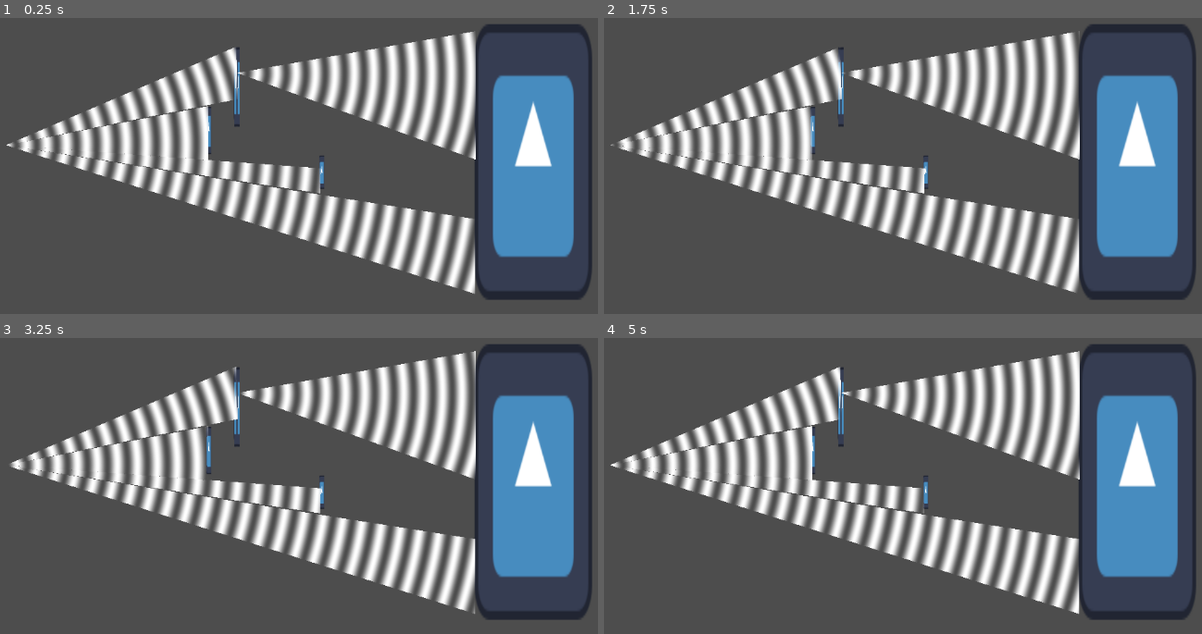
Above: before the commit, frames 1-4 (two rows, left to right).
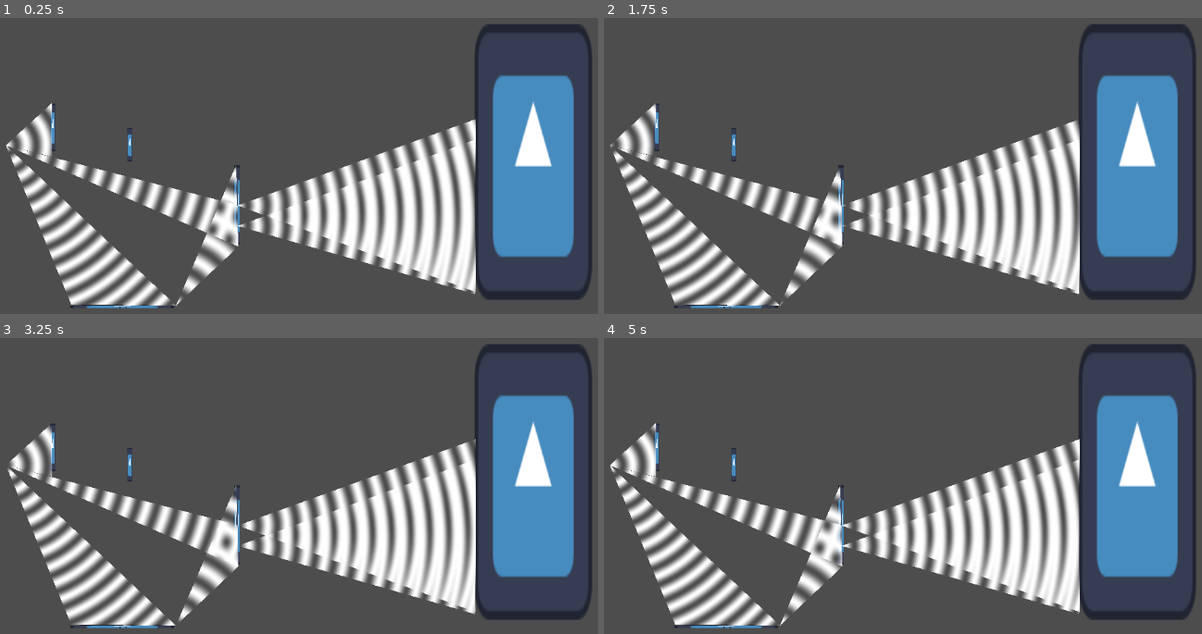
Above: after the commit, the same moments.

Repository: pancholope321/Wave-Mage
Game: Godot game, scene res://Scenes/fightScene.tscn
The game is run twice, just before and just after one commit, with the same random seed, the same clock (stepped at 60 frames per second) and the same inputs. The project has no main scene, so this scene is started directly. The engine's default icon, where the game draws it, is replaced by a stand-in: a white triangle on a blue panel in a dark square.
Inputs:
- Up to frame 1 (0.25 s): no input
- Up to frame 2 (1.75 s): no input
- Up to frame 3 (3.25 s): no input
- Up to frame 4 (5 s): no input

The runs differ from the first frame. In frame 1, 31% of the frame differs, in the area x 0-80%, y 4-99%; in frame 2, 30%; in frame 3, 30%; in frame 4, 31%.

Commit message:
mirror working

Diff:
--- a/ConfigFiles/power_file_relation.json
+++ b/ConfigFiles/power_file_relation.json
@@ -1,5 +1,6 @@
 {
 	"enemy":"res://Scripts/Powers/enemy.gd",
 	"wall":"res://Scripts/Powers/wall.gd",
-	"duplicatePower":"res://Scripts/Powers/duplicatePower.gd"
+	"duplicatePower":"res://Scripts/Powers/duplicatePower.gd",
+	"mirror":"res://Scripts/Powers/mirror.gd"
 }
--- a/Scenes/fightScene.tscn
+++ b/Scenes/fightScene.tscn
@@ -20,7 +20,7 @@
 position = Vector2(929, 559)
 
 [node name="duplicatePoint1" type="Node2D" parent="."]
-position = Vector2(557, 173)
+position = Vector2(557, 357)
 
 [node name="Sprite2D" type="Sprite2D" parent="duplicatePoint1"]
 position = Vector2(-1.25, 63)
@@ -32,41 +32,64 @@
 scale = Vector2(0.0351563, 0.96875)
 texture = ExtResource("1_d1vt0")
 
-[node name="duplicatePoint2" type="Node2D" parent="."]
-position = Vector2(560, 301)
+[node name="duplicatePoint2" type="Node2D" parent="duplicatePoint1"]
+position = Vector2(3, 128)
 
 [node name="wallPoint3" type="Node2D" parent="."]
-position = Vector2(689, 342)
+position = Vector2(390, 299)
 
 [node name="Sprite2D" type="Sprite2D" parent="wallPoint3"]
 position = Vector2(1.25001, 27)
 scale = Vector2(0.0664061, 0.40625)
 texture = ExtResource("1_d1vt0")
 
-[node name="wallPoint4" type="Node2D" parent="."]
-position = Vector2(688, 402)
+[node name="wallPoint4" type="Node2D" parent="wallPoint3"]
+position = Vector2(-1, 60)
 
 [node name="wallPoint5" type="Node2D" parent="."]
-position = Vector2(513, 266)
+position = Vector2(270, 261)
 
 [node name="Sprite2D" type="Sprite2D" parent="wallPoint5"]
 position = Vector2(1.25001, 38)
 scale = Vector2(0.0664061, 0.578125)
 texture = ExtResource("1_d1vt0")
 
-[node name="wallPoint6" type="Node2D" parent="."]
-position = Vector2(513, 350)
+[node name="wallPoint6" type="Node2D" parent="wallPoint5"]
+position = Vector2(0, 84)
 
-[node name="waveController" type="Node2D" parent="." node_paths=PackedStringArray("wave_start", "wave_end1", "wave_end2", "wall_point_1", "wall_point_2", "wall_point_3", "wall_point_4", "wall_point_5", "wall_point_6")]
+[node name="mirrorPoint1" type="Node2D" parent="."]
+position = Vector2(300, 576)
+
+[node name="Sprite2D" type="Sprite2D" parent="mirrorPoint1"]
+position = Vector2(79.25, 3.00001)
+scale = Vector2(1.26172, 0.0390626)
+texture = ExtResource("1_d1vt0")
+
+[node name="Sprite2D" type="Sprite2D" parent="mirrorPoint1/Sprite2D"]
+position = Vector2(1.25001, 27)
+scale = Vector2(0.0664061, 0.40625)
+texture = ExtResource("1_d1vt0")
+
+[node name="Sprite2D" type="Sprite2D" parent="mirrorPoint1/Sprite2D/Sprite2D"]
+position = Vector2(1.25001, 27)
+scale = Vector2(0.0664061, 0.40625)
+texture = ExtResource("1_d1vt0")
+
+[node name="mirrorPoint2" type="Node2D" parent="mirrorPoint1"]
+position = Vector2(163, 1)
+
+[node name="waveController" type="Node2D" parent="." node_paths=PackedStringArray("wave_start", "wave_end1", "wave_end2", "wall_point_1", "wall_point_2", "wall_point_3", "wall_point_4", "wall_point_5", "wall_point_6", "mirror_point_1", "mirror_point_2")]
 script = ExtResource("1_viax6")
 wave_start = NodePath("../waveStart")
 wave_end1 = NodePath("../waveEnd1")
 wave_end2 = NodePath("../waveEnd2")
 wall_point_1 = NodePath("../duplicatePoint1")
-wall_point_2 = NodePath("../duplicatePoint2")
+wall_point_2 = NodePath("../duplicatePoint1/duplicatePoint2")
 wall_point_3 = NodePath("../wallPoint3")
-wall_point_4 = NodePath("../wallPoint4")
+wall_point_4 = NodePath("../wallPoint3/wallPoint4")
 wall_point_5 = NodePath("../wallPoint5")
-wall_point_6 = NodePath("../wallPoint6")
+wall_point_6 = NodePath("../wallPoint5/wallPoint6")
+mirror_point_1 = NodePath("../mirrorPoint1")
+mirror_point_2 = NodePath("../mirrorPoint1/mirrorPoint2")
 
 [node name="fightController" type="Node" parent="."]
--- a/Scripts/Game/wave_controller.gd
+++ b/Scripts/Game/wave_controller.gd
@@ -9,6 +9,9 @@
 @export var wall_point_4:Node2D
 @export var wall_point_5:Node2D
 @export var wall_point_6:Node2D
+
+@export var mirror_point_1:Node2D
+@export var mirror_point_2:Node2D
 var script_instances = {}
 
 var Structures = []
@@ -29,7 +32,10 @@
 		"endPos": wall_point_4.global_position},
 		{"id":3,"powerName": "wall",
 		"startPos": wall_point_5.global_position,
-		"endPos": wall_point_6.global_position}]
+		"endPos": wall_point_6.global_position},
+		{"id":4,"powerName":"mirror",
+		"startPos": mirror_point_2.global_position,
+		"endPos": mirror_point_1.global_position}]
 	var dict = {"id":0,
 		"powerName": "enemy",
 		"startPos": wave_end1.global_position,
@@ -63,6 +69,7 @@
 			order.append(dictOrder)
 
 	order.sort_custom(sort_by_angle_then_distance)
+	print("order: ",order)
 	var firstBeam=paint_ordered_walls(order)
 	var totalDamage=processDamage(firstBeam)
 
@@ -117,6 +124,56 @@
 	setupWaves(currentLines)
 	return currentLines
 
+
+func paint_ordered_walls_square(order):
+	var currentStructures=[]
+	var activePower={"distance"=99999999}
+	var currentLines=[]
+	for element in order:
+		if element["currentPos"]=="startPos":
+			currentStructures.append(element)
+			if element.distance<activePower.distance:
+				if activePower.has("position"):
+					var newElements=order.filter(func(x): return x.id == activePower.id)
+					var nepos1=newElements[0].position
+					var nepos2=newElements[1].position
+					var neposang1=newElements[0].angle
+					var neposang2=newElements[1].angle
+					var newElementPosition=nepos2+(nepos1-nepos2)*(neposang2-element["angle"])/(neposang2-neposang1)
+					var newdict=activePower.duplicate()
+					newdict.position=newElementPosition
+					newdict.currentPos="endPos"
+					linesDrawn.append(newdict)
+					currentLines.append(newdict)
+				activePower=element
+				linesDrawn.append(element)
+				currentLines.append(element)
+			else:
+				continue
+		elif element["currentPos"]=="endPos":
+			currentStructures = currentStructures.filter(func(x): return x.id != element.id)
+			if activePower.id==element.id:
+				linesDrawn.append(element)
+				currentLines.append(element)
+				if currentStructures.size()>0:
+					currentStructures.sort_custom(sort_by_distance)
+					activePower=currentStructures[0]
+					var newElements=order.filter(func(x): return x.id == activePower.id)
+					var nepos1=newElements[0].position
+					var nepos2=newElements[1].position
+					var neposang1=newElements[0].angle
+					var neposang2=newElements[1].angle
+					var newElementPosition=nepos2+(nepos1-nepos2)*(neposang2-element["angle"])/(neposang2-neposang1)
+					var newdict=activePower.duplicate()
+					newdict.position=newElementPosition
+					linesDrawn.append(newdict)
+					currentLines.append(newdict)
+				else:
+					activePower={"distance"=99999999}
+	print("currentLines: ",currentLines)
+	setupWavesSquare(currentLines)
+	return currentLines
+
 var linesDrawn=[]
 func _draw():
 	return
@@ -173,6 +230,73 @@
 
 		color_rect.material = shader_material
 
+func setupWavesSquare(lines):
+	for i in range(lines.size() / 2):
+		var line1 = lines[i * 2]
+		var line2 = lines[i * 2 + 1]
+
+		# Calculate the four vertices of the square/quadrilateral
+		var vertix1 = line1.start_position  # First ray origin
+		var vertix2 = line1.position        # First ray intersection
+		var vertix3 = line2.position        # Second ray intersection
+		var vertix4 = line2.start_position  # Second ray origin
+
+		# Use all four vertices for bounds calculation
+		var bounds = get_square_bounds([vertix1, vertix2, vertix3, vertix4])
+
+		# Make the ColorRect square to prevent stretching
+		var max_size = max(bounds.size.x, bounds.size.y)
+		var square_bounds = Rect2(
+			bounds.position,
+			Vector2(max_size, max_size)
+		)
+
+		var color_rect = ColorRect.new()
+		add_child(color_rect)
+		color_rect.position = square_bounds.position
+		color_rect.size = square_bounds.size
+		color_rect.color = Color(1.0, 1.0, 1.0, 1.0)
+
+		var shader_material = ShaderMaterial.new()
+		shader_material.shader = preload("res://Shaders/wave_shader_square.gdshader")
+
+		# Convert ALL FOUR points to the square coordinate system
+		var points_array = [vertix1, vertix2, vertix3, vertix4]
+		var points_relative = []
+		for point in points_array:
+			points_relative.append((point - square_bounds.position) / square_bounds.size)
+
+		# Calculate average distance
+		var avg_distance = (line1.distance + line2.distance) / 2.0
+
+		# ORIGIN: Point between both start positions (ray origins)
+		var origin_between_starts = (line1.start_position + line2.start_position) / 2.0
+
+		shader_material.set_shader_parameter("square_points", points_relative)
+		shader_material.set_shader_parameter("origin", (origin_between_starts - square_bounds.position) / square_bounds.size)
+		shader_material.set_shader_parameter("wave_speed", 20.0)
+		shader_material.set_shader_parameter("wave_frequency", avg_distance / 5.0)
+		shader_material.set_shader_parameter("min_alpha", 0.0)
+		shader_material.set_shader_parameter("max_alpha", 1.0)
+
+		color_rect.material = shader_material
+
+	pass
+
+# Helper function to calculate bounds for four points
+func get_square_bounds(vertices):
+	var min_x = vertices[0].x
+	var max_x = vertices[0].x
+	var min_y = vertices[0].y
+	var max_y = vertices[0].y
+
+	for vertex in vertices:
+		min_x = min(min_x, vertex.x)
+		max_x = max(max_x, vertex.x)
+		min_y = min(min_y, vertex.y)
+		max_y = max(max_y, vertex.y)
+
+	return Rect2(Vector2(min_x, min_y), Vector2(max_x - min_x, max_y - min_y))
 
 
 func get_triangle_bounds(points: Array) -> Rect2:
@@ -428,6 +552,244 @@
 		return null
 	return json.data
 
+func get_structures_between_directions(start, angle_ray_1, end, angle_ray_2, damage):
+	var start_wave_position = start["position"]
+	var end_wave_position = end["position"]
+	var angle1 = angle_ray_1
+	var angle2 = angle_ray_2
+
+	var order = []
+
+	# Calculate ray directions
+	var ray1_dir = Vector2(cos(angle1), sin(angle1))
+	var ray2_dir = Vector2(cos(angle2), sin(angle2))
+
+	print("structures: ", Structures)
+
+	for structure in Structures:
+		if structure.id == start.id:
+			continue
+
+		var point1 = structure.startPos
+		var point2 = structure.endPos
+		var valid_points = []
+
+		# Calculate the actual y-value of each ray at the structure's x-coordinate
+		var ray1_slope = ray1_dir.y / ray1_dir.x if abs(ray1_dir.x) > 0.0001 else 999999.0
+		var ray2_slope = ray2_dir.y / ray2_dir.x if abs(ray2_dir.x) > 0.0001 else 999999.0
+
+		var ray1_y_at_point1_x = start_wave_position.y + ray1_slope * (point1.x - start_wave_position.x)
+		var ray1_y_at_point2_x = start_wave_position.y + ray1_slope * (point2.x - start_wave_position.x)
+		var ray2_y_at_point1_x = end_wave_position.y + ray2_slope * (point1.x - end_wave_position.x)
+		var ray2_y_at_point2_x = end_wave_position.y + ray2_slope * (point2.x - end_wave_position.x)
+
+		# Check if points are above/below each ray
+		var check1_ray1 = point1.y > ray1_y_at_point1_x
+		var check1_ray2 = point1.y > ray2_y_at_point1_x
+		var check2_ray1 = point2.y > ray1_y_at_point2_x
+		var check2_ray2 = point2.y > ray2_y_at_point2_x
+
+		print("Structure ", structure.id, ":")
+		print("  Point1: ", point1, " Point2: ", point2)
+		print("  Point1 - above ray1: ", check1_ray1, " above ray2: ", check1_ray2)
+		print("  Point2 - above ray1: ", check2_ray1, " above ray2: ", check2_ray2)
+
+		# Check for intersections with rays
+		var ray1_intersect = line_intersection(start_wave_position, start_wave_position + ray1_dir * 10000, point1, point2)
+		var ray2_intersect = line_intersection(end_wave_position, end_wave_position + ray2_dir * 10000, point1, point2)
+
+		var has_ray1_intersect = ray1_intersect and point_on_line_segment(ray1_intersect, point1, point2)
+		var has_ray2_intersect = ray2_intersect and point_on_line_segment(ray2_intersect, point1, point2)
+
+		print("  Intersects with ray1: ", has_ray1_intersect, " ray2: ", has_ray2_intersect)
+		if has_ray1_intersect:
+			print("  Ray1 intersection: ", ray1_intersect)
+		if has_ray2_intersect:
+			print("  Ray2 intersection: ", ray2_intersect)
+
+		# Check if structure should be included
+		var skip_structure = true
+
+		# Check if at least one point is between the rays
+		if (check1_ray1 != check1_ray2) or (check2_ray1 != check2_ray2):
+			skip_structure = false
+			print("  Keeping - point between rays")
+
+		# Check if line crosses between the rays
+		if (check1_ray1 != check2_ray1) and (check1_ray2 != check2_ray2):
+			skip_structure = false
+			print("  Keeping - line crosses between rays")
+
+		# Check for intersections
+		if has_ray1_intersect or has_ray2_intersect:
+			skip_structure = false
+			print("  Keeping - intersects with ray")
+
+		if skip_structure:
+			print("  Skipping structure ", structure.id)
+			continue
+
+		# Add points that are between the rays
+		if check1_ray1 != check1_ray2:
+			valid_points.append({
+				"position": point1,
+				"currentPos": "startPos",
+				"is_original": true,
+				"source_position": start_wave_position,
+				"ray_source": "both"
+			})
+
+		if check2_ray1 != check2_ray2:
+			valid_points.append({
+				"position": point2,
+				"currentPos": "endPos",
+				"is_original": true,
+				"source_position": start_wave_position,
+				"ray_source": "both"
+			})
+
+		# Add intersection points
+		var intersections = []
+		if has_ray1_intersect:
+			intersections.append({
+				"point": ray1_intersect,
+				"ray_source": "ray1",
+				"source_position": start_wave_position
+			})
+
+		if has_ray2_intersect:
+			intersections.append({
+				"point": ray2_intersect,
+				"ray_source": "ray2",
+				"source_position": end_wave_position
+			})
+
+		for intersection in intersections:
+			var intersect_point = intersection["point"]
+			var dist_from_point1 = point1.distance_to(intersect_point)
+			var dist_from_point2 = point2.distance_to(intersect_point)
+
+			var current_pos = "startPos" if dist_from_point1 < dist_from_point2 else "endPos"
+
+			valid_points.append({
+				"position": intersect_point,
+				"currentPos": current_pos,
+				"is_original": false,
+				"is_clipped": true,
+				"ray_source": intersection["ray_source"],
+				"source_position": intersection["source_position"]
+			})
+
+		# DEBUG: If we detected crossing but no intersections, manually calculate them
+		if valid_points.size() == 0 and (check1_ray1 != check2_ray1) and (check1_ray2 != check2_ray2):
+			print("  WARNING: Crossing detected but no intersections found!")
+			print("  Manually calculating intersection points...")
+
+			# Since the line crosses between rays, we should intersect with both rays
+			# Let's try a more robust intersection calculation
+			var robust_ray1_intersect = robust_line_intersection(start_wave_position, ray1_dir, point1, point2)
+			var robust_ray2_intersect = robust_line_intersection(end_wave_position, ray2_dir, point1, point2)
+
+			if robust_ray1_intersect:
+				intersections.append({
+					"point": robust_ray1_intersect,
+					"ray_source": "ray1",
+					"source_position": start_wave_position
+				})
+				print("  Robust ray1 intersection: ", robust_ray1_intersect)
+
+			if robust_ray2_intersect:
+				intersections.append({
+					"point": robust_ray2_intersect,
+					"ray_source": "ray2",
+					"source_position": end_wave_position
+				})
+				print("  Robust ray2 intersection: ", robust_ray2_intersect)
+
+			# Add the robust intersections
+			for intersection in intersections:
+				var intersect_point = intersection["point"]
+				var dist_from_point1 = point1.distance_to(intersect_point)
+				var dist_from_point2 = point2.distance_to(intersect_point)
+
+				var current_pos = "startPos" if dist_from_point1 < dist_from_point2 else "endPos"
+
+				valid_points.append({
+					"position": intersect_point,
+					"currentPos": current_pos,
+					"is_original": false,
+					"is_clipped": true,
+					"ray_source": intersection["ray_source"],
+					"source_position": intersection["source_position"]
+				})
+
+		print("  Valid points found: ", valid_points.size())
+
+		if valid_points.size() >= 2:
+			valid_points.sort_custom(func(a, b):
+				return point1.distance_to(a["position"]) < point1.distance_to(b["position"])
+			)
+
+			var clipped_segment = [valid_points[0], valid_points[valid_points.size() - 1]]
+
+			if clipped_segment.size() == 2:
+				var dist1 = point1.distance_to(clipped_segment[0]["position"])
+				var dist2 = point1.distance_to(clipped_segment[1]["position"])
+
+				if dist1 <= dist2:
+					clipped_segment[0]["currentPos"] = "startPos"
+					clipped_segment[1]["currentPos"] = "endPos"
+				else:
+					clipped_segment[0]["currentPos"] = "endPos"
+					clipped_segment[1]["currentPos"] = "startPos"
+
+			for point_data in clipped_segment:
+				var source_pos = point_data.get("source_position", start_wave_position)
+				var vector_to_point = point_data["position"] - source_pos
+				var angle = normalize_angle(vector_to_point.angle())
+				var angle_degrees = rad_to_deg(angle)
+				var distance = source_pos.distance_to(point_data["position"])
+
+				var dictOrder = {
+					"start_position": source_pos,
+					"position": point_data["position"],
+					"angle": angle,
+					"angle_degrees": angle_degrees,
+					"distance": distance,
+					"powerName": structure.get("powerName", "unknown"),
+					"currentPos": point_data["currentPos"],
+					"id": structure["id"],
+					"damage": damage,
+					"ray_source": point_data.get("ray_source", "both")
+				}
+
+				if point_data.get("is_clipped", false):
+					dictOrder["is_clipped"] = true
+
+				order.append(dictOrder)
+				print("  Added point: ", point_data["position"], " as ", point_data["currentPos"])
+
+	print("Total structures in order: ", order.size())
+	return order
+
+# More robust intersection function
+func robust_line_intersection(ray_origin: Vector2, ray_dir: Vector2, line_start: Vector2, line_end: Vector2):
+	var line_vec = line_end - line_start
+	var ray_to_line_start = line_start - ray_origin
+
+	var denominator = ray_dir.x * line_vec.y - ray_dir.y * line_vec.x
+
+	if abs(denominator) < 0.0001:
+		return null  # Lines are parallel
+
+	var t = (ray_to_line_start.x * line_vec.y - ray_to_line_start.y * line_vec.x) / denominator
+	var u = (ray_to_line_start.x * ray_dir.y - ray_to_line_start.y * ray_dir.x) / denominator
+
+	if u >= 0 and u <= 1:  # Intersection point lies on the line segment
+		return ray_origin + t * ray_dir
+
+	return null
+
 func save_json_config(object, path):
 	var user_dir = OS.get_user_data_dir()
 	var file_path = user_dir + path+ "/buffs.json"
--- /dev/null
+++ b/Scripts/Powers/mirror.gd
@@ -0,0 +1,47 @@
+extends Node
+
+# nothing function
+func mirror(container,start,end):
+	print("mirror")
+	print("start: ",start)
+	print("end: ",end)
+	var start_wave_position=(start.position + end.position)/2.0
+	var damage=(start.damage+end.damage)/2.0
+	var start_position=start.position
+	var end_position=end.position
+	var angle_ray_1= reflect_angle_in_mirror(start_position, end_position, start.angle)
+	var angle_ray_2= reflect_angle_in_mirror(start_position, end_position, end.angle)
+	var order=container.get_structures_between_directions(start,angle_ray_1,end,angle_ray_2,damage)
+	print("mirror order: ---------")
+	print(order)
+	var beam= await container.paint_ordered_walls_square(order)
+
+	var total_damage=await container.processDamage(beam)
+	return total_damage
+
+
+func reflect_angle_in_mirror(start_pos: Vector2, end_pos: Vector2, incident_angle: float) -> float:
+	# Calculate mirror's normal vector (perpendicular to mirror surface)
+	var mirror_vector = end_pos - start_pos
+	var mirror_angle = mirror_vector.angle()
+
+	# Calculate mirror's normal angle (perpendicular to mirror surface)
+	var normal_angle = mirror_angle + PI/2  # 90 degrees counterclockwise
+
+	# Calculate angle of incidence relative to mirror normal
+	var incident_relative = incident_angle - normal_angle
+
+	# Reflect the angle (law of reflection: angle of incidence = angle of reflection)
+	var reflected_relative = -incident_relative
+
+	# Convert back to global angle
+	var reflected_angle = reflected_relative + normal_angle
+
+	# Normalize the angle to be between -PI and PI
+	reflected_angle = fmod(reflected_angle, 2 * PI)
+	if reflected_angle > PI:
+		reflected_angle -= 2 * PI
+	elif reflected_angle < -PI:
+		reflected_angle += 2 * PI
+
+	return reflected_angle
--- /dev/null
+++ b/Shaders/wave_shader_square.gdshader
@@ -0,0 +1,68 @@
+shader_type canvas_item;
+
+uniform vec2 origin = vec2(0.5, 0.5);
+uniform float wave_speed = 2.0;
+uniform float wave_frequency = 120.0;
+uniform float min_alpha = 0.2;
+uniform float max_alpha = 1.0;
+uniform vec2 square_points[4];
+
+// Function to check if a point is inside a quadrilateral using triangle decomposition
+bool point_in_quadrilateral(vec2 p, vec2[4] quad) {
+    // Split quadrilateral into two triangles and check if point is in either
+    vec2 v0, v1, v2;
+
+    // First triangle: points 0, 1, 2
+    v0 = quad[1] - quad[0];
+    v1 = quad[2] - quad[0];
+    v2 = p - quad[0];
+
+    float dot00 = dot(v0, v0);
+    float dot01 = dot(v0, v1);
+    float dot02 = dot(v0, v2);
+    float dot11 = dot(v1, v1);
+    float dot12 = dot(v1, v2);
+
+    float inv_denom = 1.0 / (dot00 * dot11 - dot01 * dot01);
+    float u = (dot11 * dot02 - dot01 * dot12) * inv_denom;
+    float v = (dot00 * dot12 - dot01 * dot02) * inv_denom;
+
+    bool in_triangle1 = (u >= 0.0) && (v >= 0.0) && (u + v <= 1.0);
+
+    // Second triangle: points 0, 2, 3
+    v0 = quad[2] - quad[0];
+    v1 = quad[3] - quad[0];
+    v2 = p - quad[0];
+
+    dot00 = dot(v0, v0);
+    dot01 = dot(v0, v1);
+    dot02 = dot(v0, v2);
+    dot11 = dot(v1, v1);
+    dot12 = dot(v1, v2);
+
+    inv_denom = 1.0 / (dot00 * dot11 - dot01 * dot01);
+    u = (dot11 * dot02 - dot01 * dot12) * inv_denom;
+    v = (dot00 * dot12 - dot01 * dot02) * inv_denom;
+
+    bool in_triangle2 = (u >= 0.0) && (v >= 0.0) && (u + v <= 1.0);
+
+    return in_triangle1 || in_triangle2;
+}
+
+void fragment() {
+    vec2 uv = UV;
+
+    // Check if point is in quadrilateral
+    if (point_in_quadrilateral(uv, square_points)) {
+        // Inside square - apply wave effect
+        float dist = distance(uv, origin);
+        float wave = sin(dist * wave_frequency - TIME * wave_speed);
+        float alpha_wave = (wave + 1.0) * 0.5;
+        float alpha = mix(min_alpha, max_alpha, alpha_wave);
+
+        COLOR = vec4(COLOR.rgb, alpha);
+    } else {
+        // Outside square - transparent
+        COLOR = vec4(0.0);
+    }
+}
Not shown, added: Scripts/Powers/mirror.gd.uid
Not shown, added: Shaders/wave_shader_square.gdshader.uid
